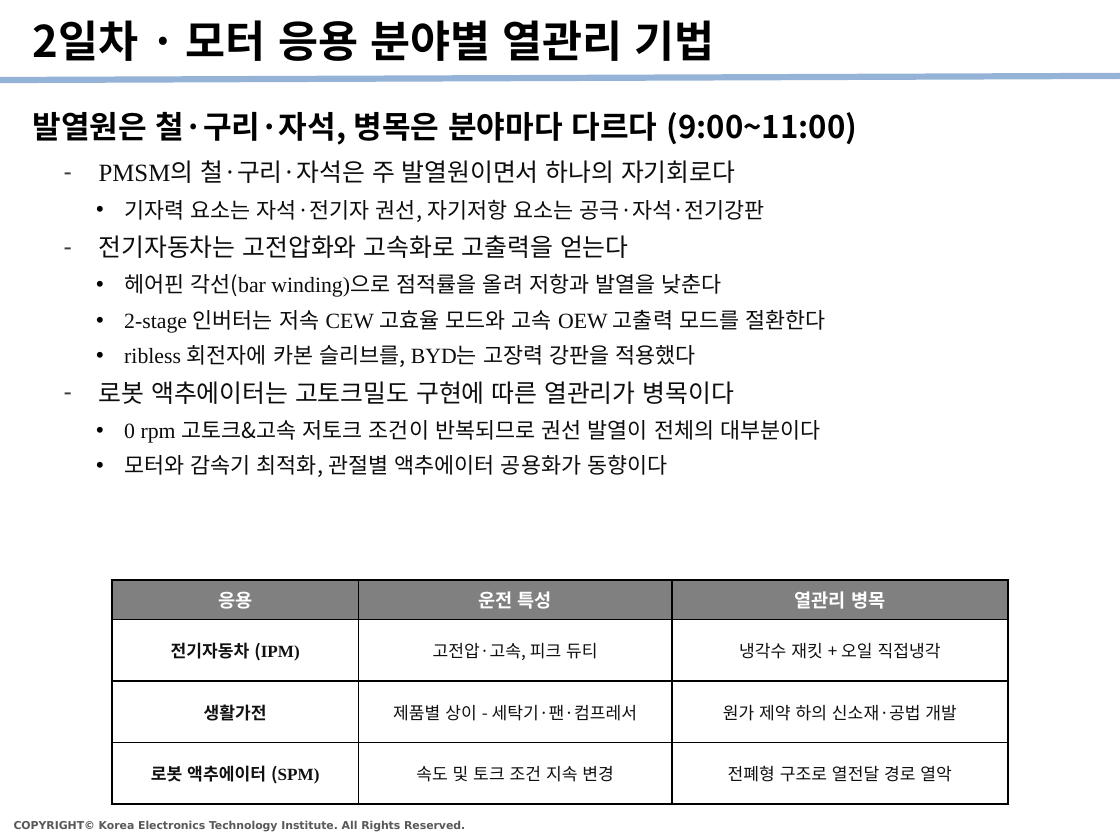
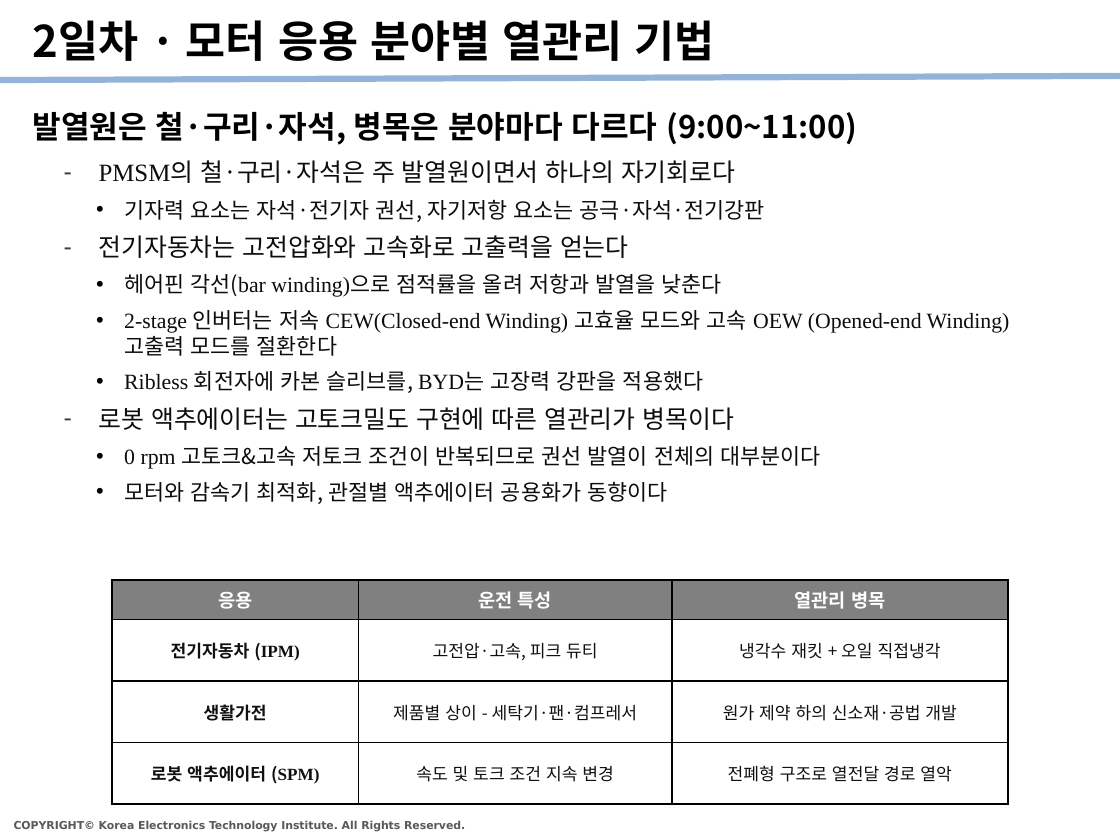
Before and after one commit to kybeen0521/PHM_Edu, a slide deck: slide 8 of Templates/PHM강좌_수강정리_v1.pptx. Drawn at 1120x840 pixels with LibreOffice and Linux fonts; fonts in the diff are those of the drawing. Boxes give left, top, right and bottom in pixels: in the first picture for what was removed or moved away, otherwise in the second. Text is boxed around its words. In the diff, an @@ line names an element or a change of style, - is before the commit and + after.

Commit message:
Update summary content

```diff
--- a/Templates/PHM강좌_수강정리_v1.pptx
+++ b/Templates/PHM강좌_수강정리_v1.pptx
@@ text at (124,310,1010,393): text changed; font Noto Sans CJK KR to Times New Roman @@
-    • 2-stage 인버터는 저속 CEW 고효율 모드와 고속 OEW 고출력 모드를 절환한다
-    • ribless 회전자에 카본 슬리브를, BYD는 고장력 강판을 적용했다
+    • 2-stage 인버터는 저속 CEW(Closed-end Winding) 고효율 모드와 고속 OEW (Opened-end Winding) 고출력 모드를 절환한다
+    • Ribless 회전자에 카본 슬리브를, BYD는 고장력 강판을 적용했다
```
